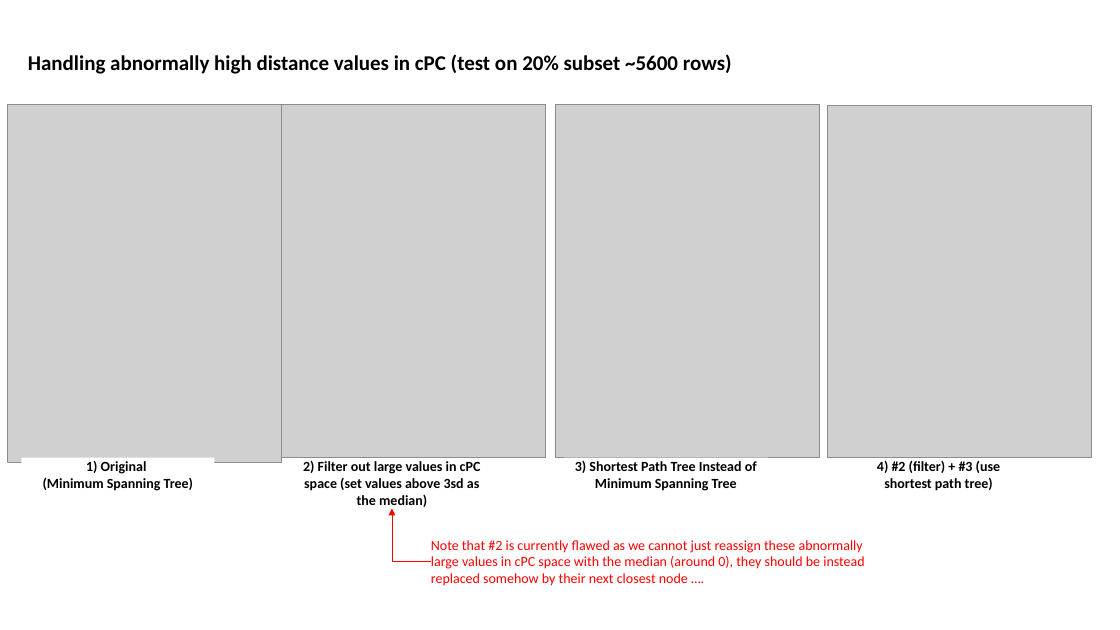
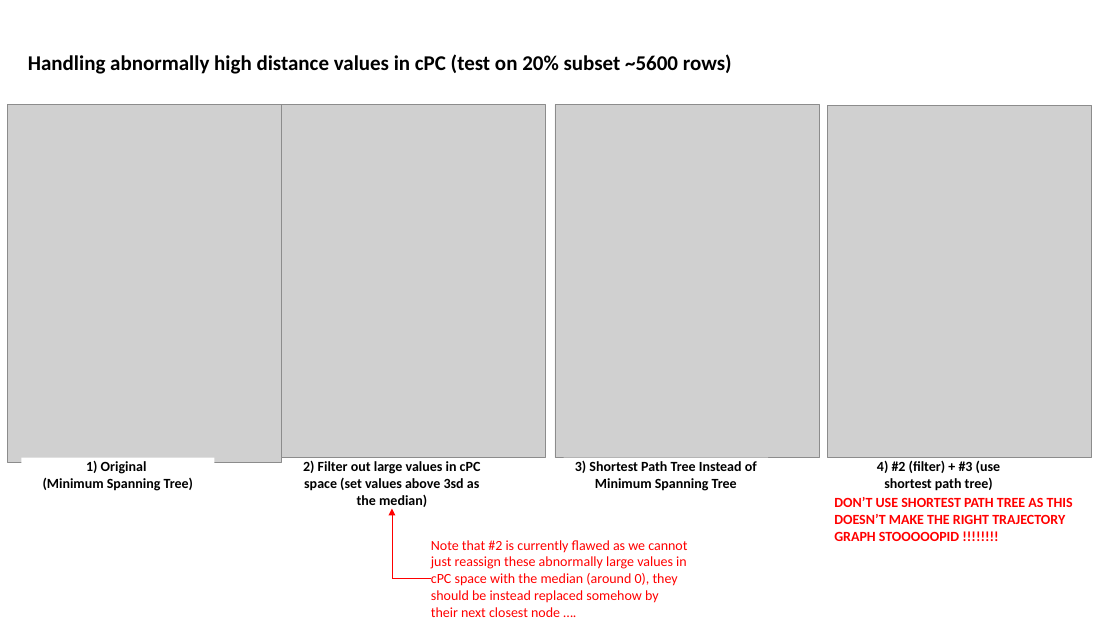
Before and after one commit to zhaohanxiong/OxfordCVM, a slide deck: slide 7 of job_results.pptx. Drawn at 1120x630 pixels with LibreOffice and Linux fonts; fonts in the diff are those of the drawing; grey boxes stand for pictures. Boxes give left, top, right and bottom in pixels: in the first picture for what was removed or moved away, otherwise in the second. Text is boxed around its words. In the diff, an @@ line names an element or a change of style, - is before the commit and + after.

```diff
--- a/job_results.pptx
+++ b/job_results.pptx
@@ elbow arrow moved from (431, 561) - (392, 508) to (431, 579) - (392, 508) @@
@@ rectangle added at <box>834,494,1091,545</box>, fill #FFFFFF, 12 pt, text #FF0000, bold @@
+DON’T USE SHORTEST PATH TREE AS THIS DOESN’T MAKE THE RIGHT TRAJECTORY GRAPH STOOOOOPID !!!!!!!!
@@ text "Note that #2 is currently ..." rewrapped from <box>431,540,864,586</box> to <box>431,540,687,617</box> @@
```
Also in this commit, not shown: 1 other slide changed, 1 slide added.
